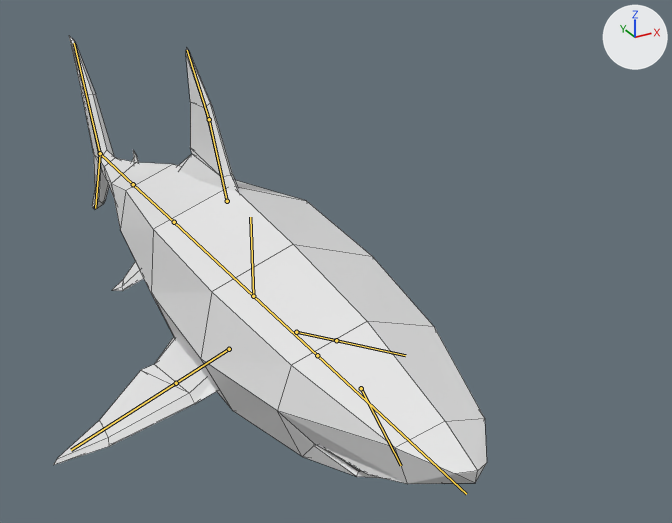
Renders of the Blender file Assets/Models/Shark.blend from each side of a commit.
One viewpoint serves both versions: a camera (50 mm lens) standing at (-1.58, -3.68, 1.93) and looking at (0.57, 0.23, -0.03). Arrows for +X, +Y and +Z are at upper right; the lights stay in place. The bones that bend it are drawn over the model as lines. Mesh edges are drawn as thin lines.

Names of what the first picture shows: 'Shark'.
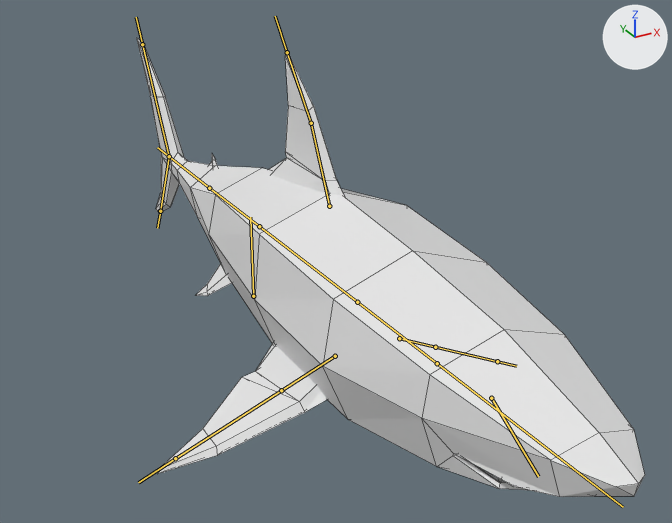
The newer file adds an action. The first version stands in its rest pose; the second is drawn at frame 49 of the action 'Anim_Layer.004'.

Changed parts and their boxes [x1, y1, x2, y2] in the pictures (672 x 523 px):
'Shark', posed (18% wider)
    before: [54, 36, 487, 484]
    after: [136, 37, 645, 497]
bone 'Spine', root to tip
    before: (253, 296) to (317, 355)
    after: (357, 302) to (437, 363)
bone 'Tail', root to tip
    before: (253, 296) to (174, 222)
    after: (357, 302) to (259, 226)

The change in detail:
Bone 'Spine' (bone_spine) moves from (0.0, 0.0, 0.0) to (0.399, 0.296, 0.0).
Bone 'Tail' (bone_tail) moves from (0.0, 0.0, 0.0) to (0.399, -0.296, 0.0).
